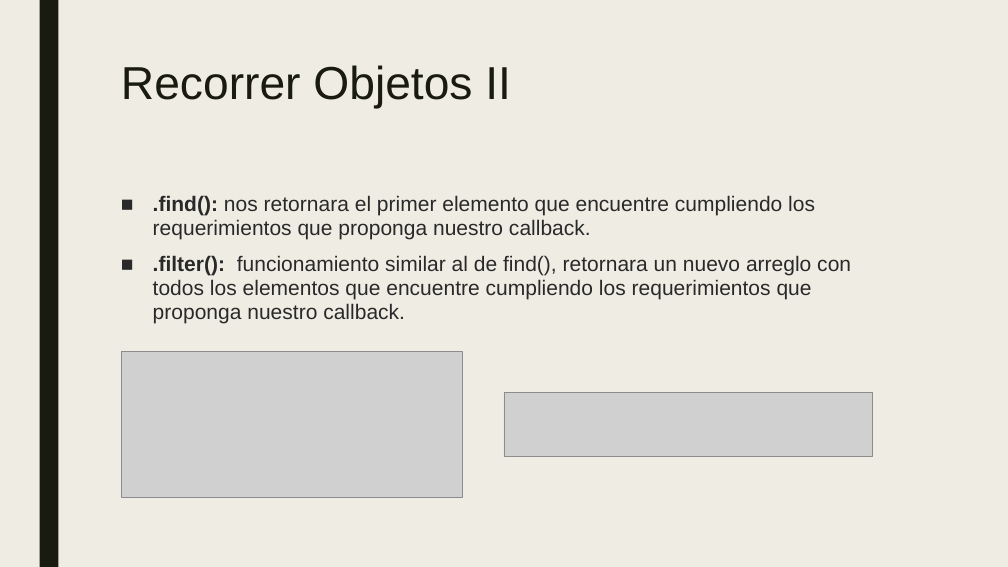
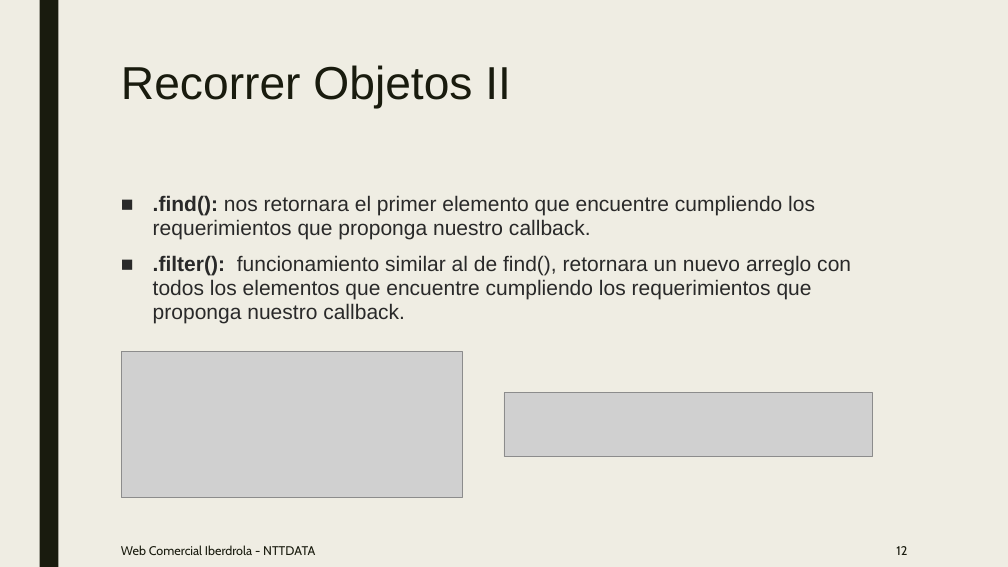
Before and after one commit to srg1995/BootcampComerciales, a slide deck: slide 12 of Teoria/JQUERY.pptx. Drawn at 1008x567 pixels with LibreOffice and Linux fonts; fonts in the diff are those of the drawing; grey boxes stand for pictures. Boxes give left, top, right and bottom in pixels: in the first picture for what was removed or moved away, otherwise in the second. Text is boxed around its words. In the diff, an @@ line names an element or a change of style, - is before the commit and + after.

Commit message:
[ BootcampComercial ] - teoria

```diff
--- a/Teoria/JQUERY.pptx
+++ b/Teoria/JQUERY.pptx
@@ text added at (x1=121, y1=545, x2=315, y2=555), 12 pt, text #191B0E @@
+Web Comercial Iberdrola - NTTDATA
@@ page number added at (x1=896, y1=546, x2=907, y2=555), 12 pt, text #191B0E @@
+12
```
Also in this commit, not shown: 14 other slides changed, 3 other files.
